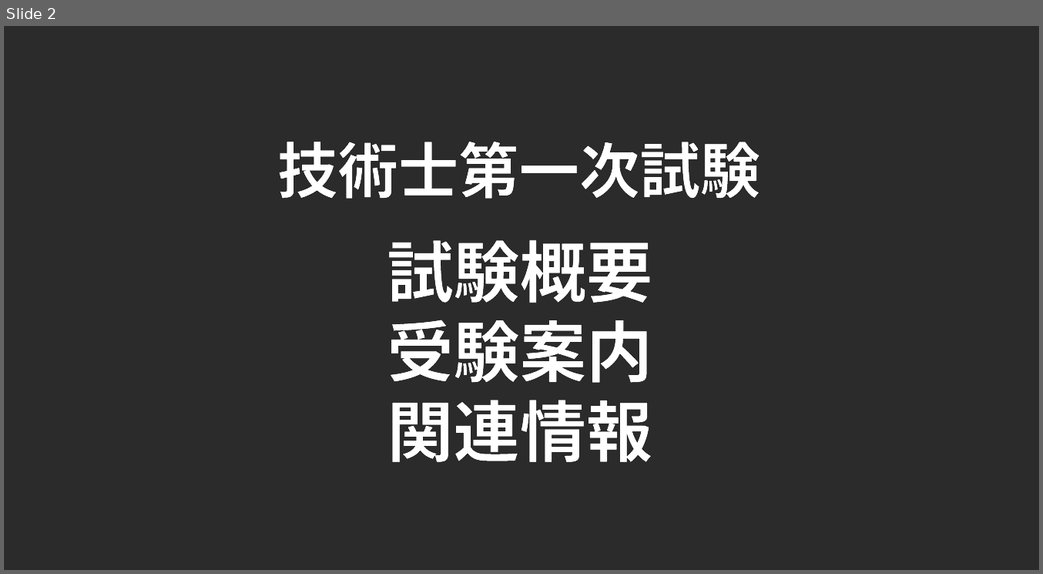
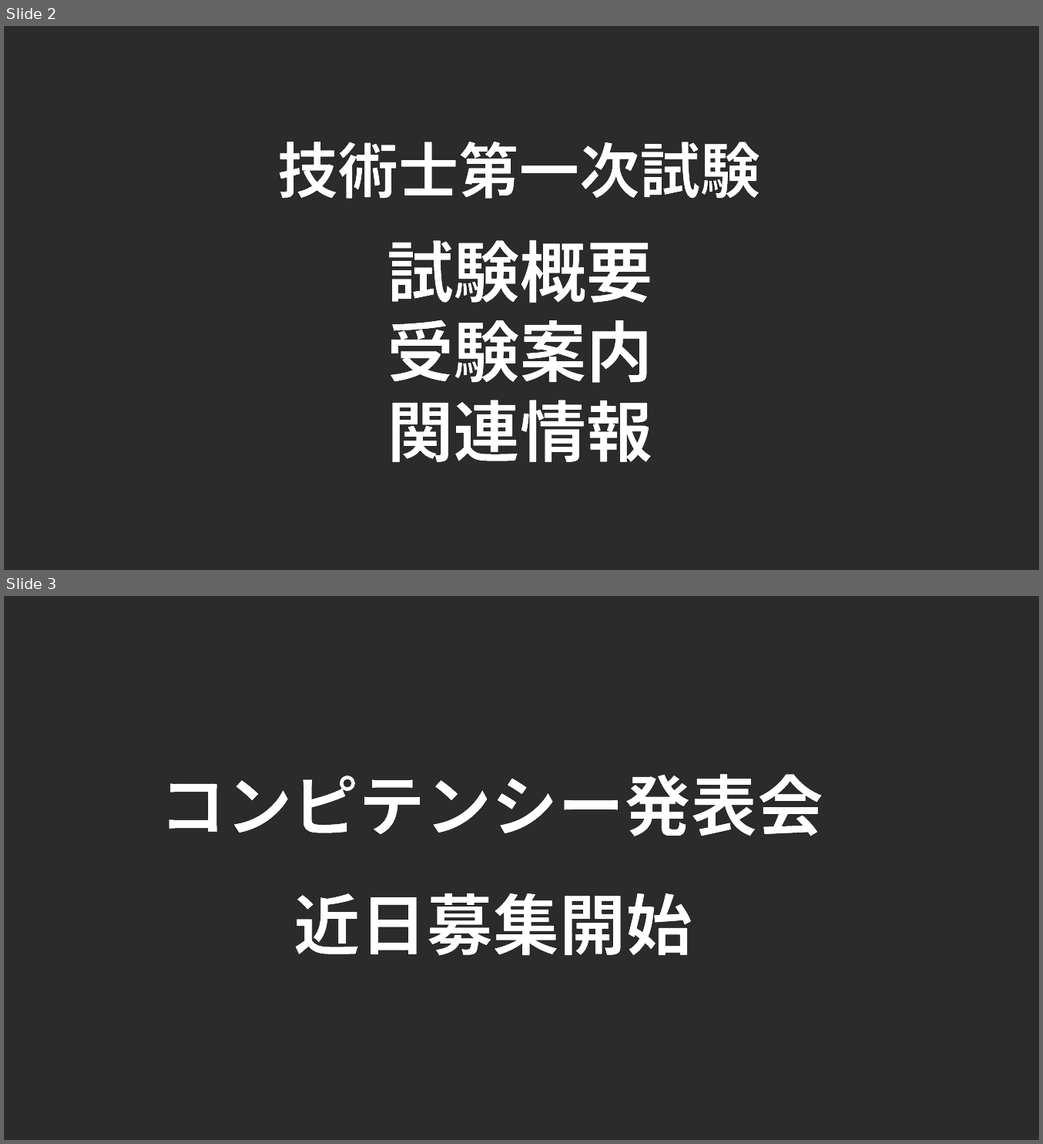
Before and after one commit to haranobu1/haranobu1.github.io, a slide deck: draft/ogp-syuusyuu-kari.pptx. Shown one above the other, each under a label of ours: slide 2 before the commit, slides 2 and 3 after it. The pictures are 1043x574 and 1043x1144 pixels, drawn with LibreOffice and Linux fonts; fonts in the diff are those of the drawing; background and template pictures are left out; a plain dark background stands for a picture behind light text. Boxes give left, top, right and bottom in pixels: in the first picture for what was removed or moved away, otherwise in the second. Text is boxed around its words. In the diff, an @@ line names an element or a change of style, - is before the commit and + after.

```diff
--- a/draft/ogp-syuusyuu-kari.pptx
+++ b/draft/ogp-syuusyuu-kari.pptx
@@ slide 3 added at (4, 596, 1039, 1140), background picture (left out) @@
@@ text added at (160, 774, 823, 836), 46.2 pt, text #FFFFFF, bold @@
+コンピテンシー発表会
@@ text added at (294, 893, 692, 956), 46.2 pt, text #FFFFFF, bold @@
+近日募集開始
```
Also in this commit, not shown: 1 slide changed.
